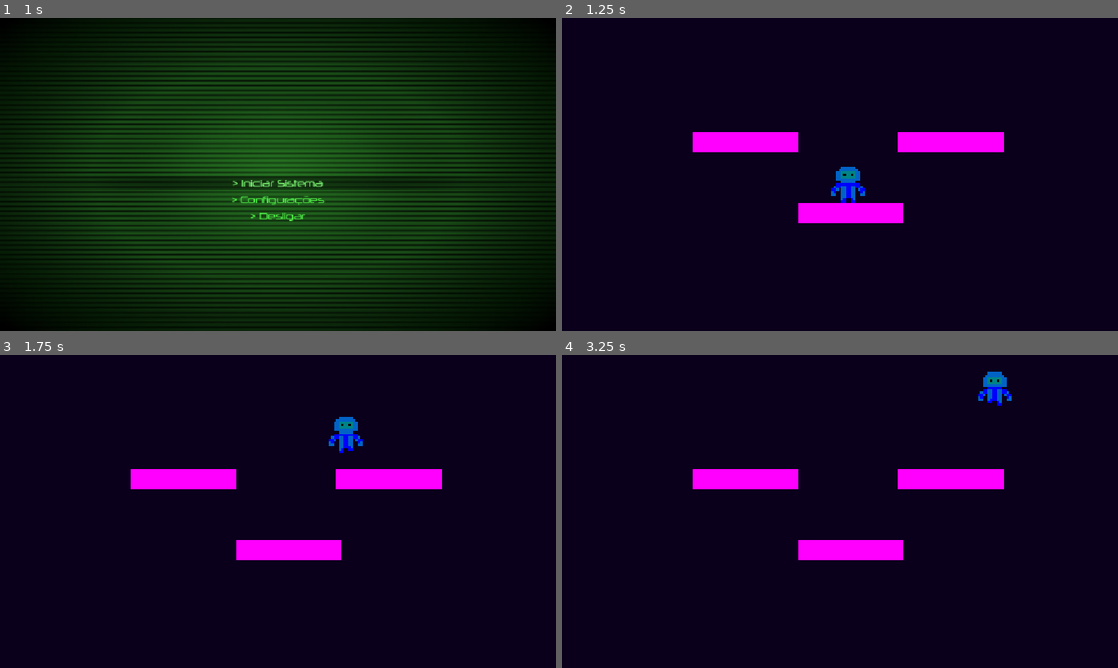
Above: before the commit, frames 1-4 (two rows, left to right).
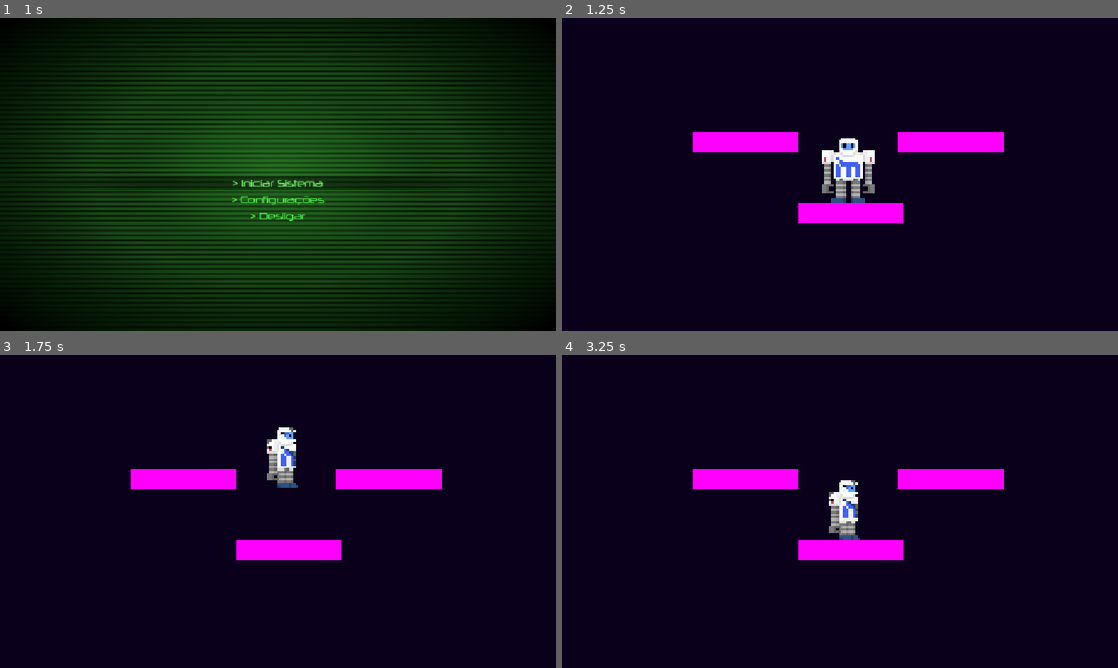
Above: after the commit, the same moments.

Repository: Jorgelino328/overclocked
Game: Godot game, scene res://ui/main_menu/main_menu.tscn
Same seed, same stepped clock (60 frames per second), same inputs: the game is played once before the commit and once after it. Sound files missing from this copy of the repository are replaced by a short silence.
Inputs (mouse positions are in pixels of both pictures, inside the frame that each line leads up to):
- Up to frame 1 (1 s): click "> Iniciar Sistema" at 0.5 s
- Up to frame 2 (1.25 s): no input
- Up to frame 3 (1.75 s): tap Enter (ui_accept) at 1.25, 1.35 s; move the mouse to (400, 495) at 1.27 s; hold Right (ui_right) from 1.28 s (still down); tap Space (jump, bound only after the commit) at 1.52 s; tap 0 (test_death_anim, bound only after the commit) at 1.55 s
- Up to frame 4 (3.25 s): tap Space (jump, bound only after the commit) at 1.82, 2.27, 2.3, 2.57, 2.85 s; move the mouse to (728, 527) at 2.02 s; tap 0 (test_death_anim, bound only after the commit) at 2.1 s; move the mouse to (895, 442) at 2.77 s; release Right (ui_right) at 2.78 s; hold Left (ui_left) from 2.78 s (still down); tap Enter (ui_accept) at 3.05 s

Frame 1 is identical in both runs. In frame 2, 1.4% of the frame differs, in the area x 46-57%, y 38-60%; in frame 3, 1.2%; in frame 4, 1.2%.

Commit message:
feat: added new sprite sheet and improved movement and animations for Robonildo

Diff:
--- a/actors/Robonildo/Robonildo.gd
+++ b/actors/Robonildo/Robonildo.gd
@@ -1,30 +1,163 @@
 extends CharacterBody2D
 
+# Variáveis costumizáveis no Inspector do Godot
+@export var speed_slow := 100.0
+@export var speed_walk := 300.0
+@export var speed_run := 600.0
+@export var jump_velocity := -600.0
 
-const SPEED = 300.0
-const JUMP_VELOCITY = -600.0
+# Variáveis definidas ao inicializar Node
+@onready var current_speed := speed_walk
+@onready var animation_player = $RobonildoAnimator
+@onready var sprite = $RobonildoSprite
 
-# Get the gravity from the project settings to be synced with RigidBody nodes.
+# Define estados possíveis do personagem
+enum State { IDLE, WALKING , RUNNING , JUMPING , DYING}
+
+# Pega valor de gravidade definida nas configurações do projeto.
 var gravity = ProjectSettings.get_setting("physics/2d/default_gravity")
 
+# Inicia o jogo no estado Idle
+var anim_state := State.IDLE
+
+
+var time_walking := 0.0
+var time_running := 0.0
+var time_idle := 0.0
+var sideways := false
 
 func _physics_process(delta):
-	# Add the gravity.
+	# Adiciona gravidade caso esteja fora do chão.
 	if not is_on_floor():
 		velocity.y += gravity * delta
 
-	# Handle jump.
-	if Input.is_action_just_pressed("ui_accept") and is_on_floor():
-		velocity.y = JUMP_VELOCITY
+	# TEST: O IF statement abaixo existe apenas para testar a animação de morte.
+	# Lembre-se de removê-lo, junto do input "test_death_anim" nas configurações
+	# do projeto quando o sistema de HP e morte estiverem devidamente implementados.
+	if Input.is_action_just_pressed("test_death_anim"):
+		anim_state = State.DYING
 
-	# Get the input direction and handle the movement/deceleration.
-	# As good practice, you should replace UI actions with custom gameplay actions.
-	var direction = Input.get_axis("ui_left", "ui_right")
-	if direction:
-		velocity.x = direction * SPEED
-		$RobonildoAnimator.play("walk")
+	# Pega a direção do input
+	var direction := Input.get_axis("walk_left", "walk_right")
+
+	# Se o personagem estiver vivo, decide o estado atual
+	if anim_state != State.DYING:
+
+		# Se está no ar
+		if not is_on_floor():
+			anim_state = State.JUMPING
+
+		# Se acabou de pular
+		elif Input.is_action_just_pressed("jump"):
+			velocity.y = jump_velocity
+			anim_state = State.JUMPING
+
+		# Se está se movendo no chão
+		elif direction:
+			sideways = true
+			anim_state = State.WALKING if anim_state != State.RUNNING else State.RUNNING
+
+		# Se  está parado no chão
+		else:
+			anim_state = State.IDLE
+
+	# Aciona as animações PRIMEIRO, pois elas alteram a variável de velocidade.
+	animation_handler(direction, delta)
+
+	# Se o personagem estiver vivo, aplica o movimento
+	if anim_state != State.DYING:
+		# Aplica a velocidade x usando o "current_speed" atualizado pelo handler
+		if direction:
+			velocity.x = direction * current_speed
+		else:
+			velocity.x = move_toward(velocity.x, 0, current_speed)
 	else:
-		velocity.x = move_toward(velocity.x, 0, SPEED)
-		$RobonildoAnimator.play("RESET")
+		# Garante que a velocidade seja zerada ao morrer
+		velocity.x = 0.0
 
+	# Função de movimento padrão do Godot com colisão simples
+	# onde um corpo "desliza" do outro ao colidir.
 	move_and_slide()
+
+func animation_handler(direction,delta):
+	# Vira o sprite caso esteja indo pra esquerda.
+	if direction != 0:
+		sprite.flip_h = (direction < 0)
+
+	# Define animação baseado no estado
+	match anim_state:
+		State.IDLE:
+			# Quando acaba de parar (Frame 0).
+			if time_idle == 0.0:
+				if sideways:
+					animation_player.play("RESET_side") # Fica congelado virado de lado.
+				else:
+					animation_player.play("RESET") # Fica congelado virado de frente.
+
+			# Após 1 segundo parado
+			if time_idle < 1.0 and (time_idle + delta) >= 1.0:
+				# Se estiver de lado, se vira e toca animação idle.
+				if sideways:
+					animation_player.play("idle_turn")
+					animation_player.queue("idle")
+					sideways = false # Reseta o estado para os próximos movimentos.
+
+				# Se estiver de frente, toca animação idle imediatamente.
+				else:
+					animation_player.play("idle")
+
+			# Atualiza os timers.
+			time_walking = 0.0
+			time_running = 0.0
+			time_idle += delta
+
+		State.WALKING:
+			# Se vira e começa a andar.
+			if time_walking == 0.0:
+				animation_player.play("walk_turn")
+				animation_player.queue("walk")
+
+			# Acelera quando estiver andando, mas para enquanto a animação de início estiver tocando.
+			if animation_player.current_animation == "walk":
+				current_speed = speed_walk
+			elif animation_player.current_animation == "walk_turn" :
+				current_speed = speed_slow
+
+			# Atualiza os timers.
+			time_walking += delta
+			time_running = 0.0
+			time_idle = 0.0
+
+			# Após 2 segundos andando, começa a correr.
+			if time_walking >= 2.0:
+				anim_state = State.RUNNING
+
+		State.RUNNING:
+			# Se vira e começa a correr.
+			if time_walking >= 0.0 and time_running == 0.0:
+				animation_player.play("run_start")
+				animation_player.queue("run")
+
+			# Acelera quando estiver correndo.
+			if animation_player.current_animation == "run":
+				current_speed = speed_run
+
+			# Atualiza os timers.
+			time_walking = 0.0
+			time_running += delta
+			time_idle = 0.0
+
+			# TODO: Add animation for stopping from run for smoother transition.
+
+		State.JUMPING:
+			# TODO: Implementar mecânica de pulo.
+			pass
+		State.DYING:
+			# WARNING: Sistema de HP ainda não implementado,
+			# a única maneira de entrar nesse estado no momento é pressionando a tecla 0 no teclado.
+
+			# Toca animação de morte caso já não tenha tocado.
+			if animation_player.current_animation != "death":
+				animation_player.play("death")
+
+			# TODO: Implementar animações diferentes para morte enquanto corre/anda/pula.
--- a/actors/Robonildo/Robonildo.tscn
+++ b/actors/Robonildo/Robonildo.tscn
@@ -1,17 +1,17 @@
 [gd_scene load_steps=7 format=3 uid="uid://b664d6vuql7i8"]
 
-[ext_resource type="Script" path="res://actors/Robonildo/Robonildo.gd" id="1_vnl3t"]
-[ext_resource type="Texture2D" uid="uid://cssd0lohhy84e" path="res://actors/Robonildo/Robonildo.png" id="2_lpi51"]
+[ext_resource type="Script" uid="uid://c3154wmk4nd62" path="res://actors/Robonildo/Robonildo.gd" id="1_vnl3t"]
+[ext_resource type="Texture2D" uid="uid://cssd0lohhy84e" path="res://assets/sprites/Robonildo.png" id="2_maejr"]
 
 [sub_resource type="RectangleShape2D" id="RectangleShape2D_18luw"]
-size = Vector2(50, 70)
+size = Vector2(116, 138.5)
 
 [sub_resource type="Animation" id="Animation_uxixy"]
 length = 0.001
 tracks/0/type = "value"
 tracks/0/imported = false
 tracks/0/enabled = true
-tracks/0/path = NodePath("Sprite2D:frame")
+tracks/0/path = NodePath("RobonildoSprite:frame")
 tracks/0/interp = 1
 tracks/0/loop_wrap = true
 tracks/0/keys = {
@@ -21,42 +21,176 @@
 "values": [0]
 }
 
-[sub_resource type="Animation" id="Animation_hfao4"]
-resource_name = "walk"
-length = 0.6
-loop_mode = 1
+[sub_resource type="Animation" id="Animation_lp60f"]
+resource_name = "RESET_side"
 tracks/0/type = "value"
 tracks/0/imported = false
 tracks/0/enabled = true
-tracks/0/path = NodePath("Sprite2D:frame")
+tracks/0/path = NodePath("RobonildoSprite:frame")
 tracks/0/interp = 1
 tracks/0/loop_wrap = true
 tracks/0/keys = {
-"times": PackedFloat32Array(0, 0.3),
+"times": PackedFloat32Array(0),
+"transitions": PackedFloat32Array(1),
+"update": 1,
+"values": [5]
+}
+
+[sub_resource type="Animation" id="Animation_maejr"]
+resource_name = "death"
+length = 1.5
+step = 0.25
+tracks/0/type = "value"
+tracks/0/imported = false
+tracks/0/enabled = true
+tracks/0/path = NodePath("RobonildoSprite:frame")
+tracks/0/interp = 1
+tracks/0/loop_wrap = true
+tracks/0/keys = {
+"times": PackedFloat32Array(0, 0.25, 0.5, 0.75),
+"transitions": PackedFloat32Array(1, 1.035265, 1, 1),
+"update": 1,
+"values": [13, 14, 15, 16]
+}
+
+[sub_resource type="Animation" id="Animation_ufnah"]
+resource_name = "idle"
+length = 1.25
+loop_mode = 1
+step = 0.25
+tracks/0/type = "value"
+tracks/0/imported = false
+tracks/0/enabled = true
+tracks/0/path = NodePath("RobonildoSprite:frame")
+tracks/0/interp = 1
+tracks/0/loop_wrap = true
+tracks/0/keys = {
+"times": PackedFloat32Array(0, 0.25, 0.5, 0.75),
+"transitions": PackedFloat32Array(1, 1, 1, 1),
+"update": 1,
+"values": [0, 1, 2, 3]
+}
+
+[sub_resource type="Animation" id="Animation_q1wcr"]
+resource_name = "idle_turn"
+length = 0.1
+step = 0.05
+tracks/0/type = "value"
+tracks/0/imported = false
+tracks/0/enabled = true
+tracks/0/path = NodePath("RobonildoSprite:frame")
+tracks/0/interp = 1
+tracks/0/loop_wrap = true
+tracks/0/keys = {
+"times": PackedFloat32Array(0, 0.1),
 "transitions": PackedFloat32Array(1, 1),
 "update": 1,
-"values": [1, 2]
+"values": [6, 3]
+}
+
+[sub_resource type="Animation" id="Animation_ewks5"]
+resource_name = "jump"
+step = 0.25
+
+[sub_resource type="Animation" id="Animation_j43hc"]
+
+[sub_resource type="Animation" id="Animation_73y8d"]
+resource_name = "run"
+length = 0.5
+loop_mode = 1
+step = 0.25
+tracks/0/type = "value"
+tracks/0/imported = false
+tracks/0/enabled = true
+tracks/0/path = NodePath("RobonildoSprite:frame")
+tracks/0/interp = 1
+tracks/0/loop_wrap = true
+tracks/0/keys = {
+"times": PackedFloat32Array(0, 0.25),
+"transitions": PackedFloat32Array(1, 1),
+"update": 1,
+"values": [11, 12]
+}
+
+[sub_resource type="Animation" id="Animation_auqjj"]
+resource_name = "start_run"
+length = 0.4
+step = 0.05
+tracks/0/type = "value"
+tracks/0/imported = false
+tracks/0/enabled = true
+tracks/0/path = NodePath("RobonildoSprite:frame")
+tracks/0/interp = 1
+tracks/0/loop_wrap = true
+tracks/0/keys = {
+"times": PackedFloat32Array(0, 0.2, 0.3),
+"transitions": PackedFloat32Array(1, 1, 1),
+"update": 1,
+"values": [8, 9, 10]
+}
+
+[sub_resource type="Animation" id="Animation_hfao4"]
+resource_name = "walk"
+length = 0.5
+loop_mode = 1
+step = 0.25
+tracks/0/type = "value"
+tracks/0/imported = false
+tracks/0/enabled = true
+tracks/0/path = NodePath("RobonildoSprite:frame")
+tracks/0/interp = 1
+tracks/0/loop_wrap = true
+tracks/0/keys = {
+"times": PackedFloat32Array(0, 0.25),
+"transitions": PackedFloat32Array(1, 1),
+"update": 1,
+"values": [7, 8]
+}
+
+[sub_resource type="Animation" id="Animation_pd6ww"]
+resource_name = "turn"
+length = 0.1
+step = 0.05
+tracks/0/type = "value"
+tracks/0/imported = false
+tracks/0/enabled = true
+tracks/0/path = NodePath("RobonildoSprite:frame")
+tracks/0/interp = 1
+tracks/0/loop_wrap = true
+tracks/0/keys = {
+"times": PackedFloat32Array(0, 0.1),
+"transitions": PackedFloat32Array(1, 1),
+"update": 1,
+"values": [4, 5]
 }
 
 [sub_resource type="AnimationLibrary" id="AnimationLibrary_f15kf"]
 _data = {
-"RESET": SubResource("Animation_uxixy"),
-"walk": SubResource("Animation_hfao4")
+&"RESET": SubResource("Animation_uxixy"),
+&"RESET_side": SubResource("Animation_lp60f"),
+&"death": SubResource("Animation_maejr"),
+&"idle": SubResource("Animation_ufnah"),
+&"idle_turn": SubResource("Animation_q1wcr"),
+&"jump": SubResource("Animation_ewks5"),
+&"jump_land": SubResource("Animation_j43hc"),
+&"run": SubResource("Animation_73y8d"),
+&"run_start": SubResource("Animation_auqjj"),
+&"walk": SubResource("Animation_hfao4"),
+&"walk_turn": SubResource("Animation_pd6ww")
 }
 
 [node name="Robonildo" type="CharacterBody2D"]
 texture_filter = 1
 script = ExtResource("1_vnl3t")
 
-[node name="CollisionShape2D" type="CollisionShape2D" parent="."]
-position = Vector2(0, 5)
+[node name="CollisionShape2D" type="CollisionShape2D" parent="." unique_id=1564527355]
 shape = SubResource("RectangleShape2D_18luw")
 
-[node name="Sprite2D" type="Sprite2D" parent="."]
-position = Vector2(0, 2.38419e-07)
+[node name="RobonildoSprite" type="Sprite2D" parent="." unique_id=1565838249]
+position = Vector2(-4.7683716e-07, -9.536743e-07)
 scale = Vector2(5, 5)
-texture = ExtResource("2_lpi51")
-hframes = 3
+texture = ExtResource("2_maejr")
+hframes = 17
 
 [node name="RobonildoAnimator" type="AnimationPlayer" parent="."]
 libraries = {
--- a/project.godot
+++ b/project.godot
@@ -24,6 +24,39 @@
 window/size/mode=3
 window/stretch/mode="canvas_items"
 
+[input]
+
+walk_right={
+"deadzone": 0.2,
+"events": [Object(InputEventKey,"resource_local_to_scene":false,"resource_name":"","device":-1,"window_id":0,"alt_pressed":false,"shift_pressed":false,"ctrl_pressed":false,"meta_pressed":false,"pressed":false,"keycode":0,"physical_keycode":68,"key_label":0,"unicode":100,"location":0,"echo":false,"script":null)
+]
+}
+walk_left={
+"deadzone": 0.2,
+"events": [Object(InputEventKey,"resource_local_to_scene":false,"resource_name":"","device":-1,"window_id":0,"alt_pressed":false,"shift_pressed":false,"ctrl_pressed":false,"meta_pressed":false,"pressed":false,"keycode":0,"physical_keycode":65,"key_label":0,"unicode":97,"location":0,"echo":false,"script":null)
+]
+}
+jump={
+"deadzone": 0.2,
+"events": [Object(InputEventKey,"resource_local_to_scene":false,"resource_name":"","device":-1,"window_id":0,"alt_pressed":false,"shift_pressed":false,"ctrl_pressed":false,"meta_pressed":false,"pressed":false,"keycode":0,"physical_keycode":32,"key_label":0,"unicode":32,"location":0,"echo":false,"script":null)
+]
+}
+look_up={
+"deadzone": 0.2,
+"events": [Object(InputEventKey,"resource_local_to_scene":false,"resource_name":"","device":-1,"window_id":0,"alt_pressed":false,"shift_pressed":false,"ctrl_pressed":false,"meta_pressed":false,"pressed":false,"keycode":0,"physical_keycode":87,"key_label":0,"unicode":119,"location":0,"echo":false,"script":null)
+]
+}
+look_down={
+"deadzone": 0.2,
+"events": [Object(InputEventKey,"resource_local_to_scene":false,"resource_name":"","device":-1,"window_id":0,"alt_pressed":false,"shift_pressed":false,"ctrl_pressed":false,"meta_pressed":false,"pressed":false,"keycode":0,"physical_keycode":83,"key_label":0,"unicode":115,"location":0,"echo":false,"script":null)
+]
+}
+test_death_anim={
+"deadzone": 0.2,
+"events": [Object(InputEventKey,"resource_local_to_scene":false,"resource_name":"","device":-1,"window_id":0,"alt_pressed":false,"shift_pressed":false,"ctrl_pressed":false,"meta_pressed":false,"pressed":false,"keycode":0,"physical_keycode":48,"key_label":0,"unicode":48,"location":0,"echo":false,"script":null)
+]
+}
+
 [physics]
 
 3d/physics_engine="Jolt Physics"
--- a/ui/main_menu/main_menu.gd
+++ b/ui/main_menu/main_menu.gd
@@ -1,10 +1,19 @@
 extends Control
+
+# Mudar para cena do nível 1 quando estiver pronto
+var start_level = "res://levels/testing/level_prototype.tscn"
+
+# Define sinais da cena
+signal new_game(level: PackedScene)
+signal continue_game()
+signal settings()
+signal quit()
 
 func _ready():
 	$TitleAnimator.play("show_title")
 
 
-func _on_title_animator_animation_finished(anim_name):
+func _on_title_animator_animation_finished():
 	$TitleAnimator.play("idle")
 
 
Binary file changed: actors/Robonildo/Robonildo.png
